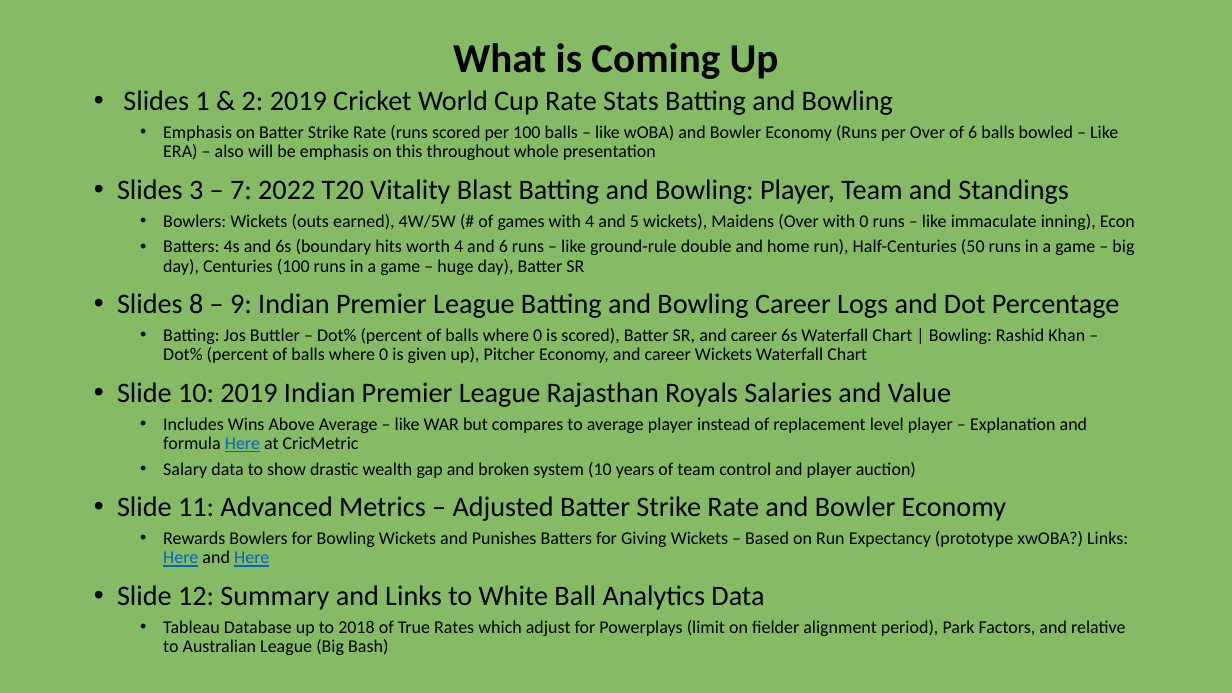
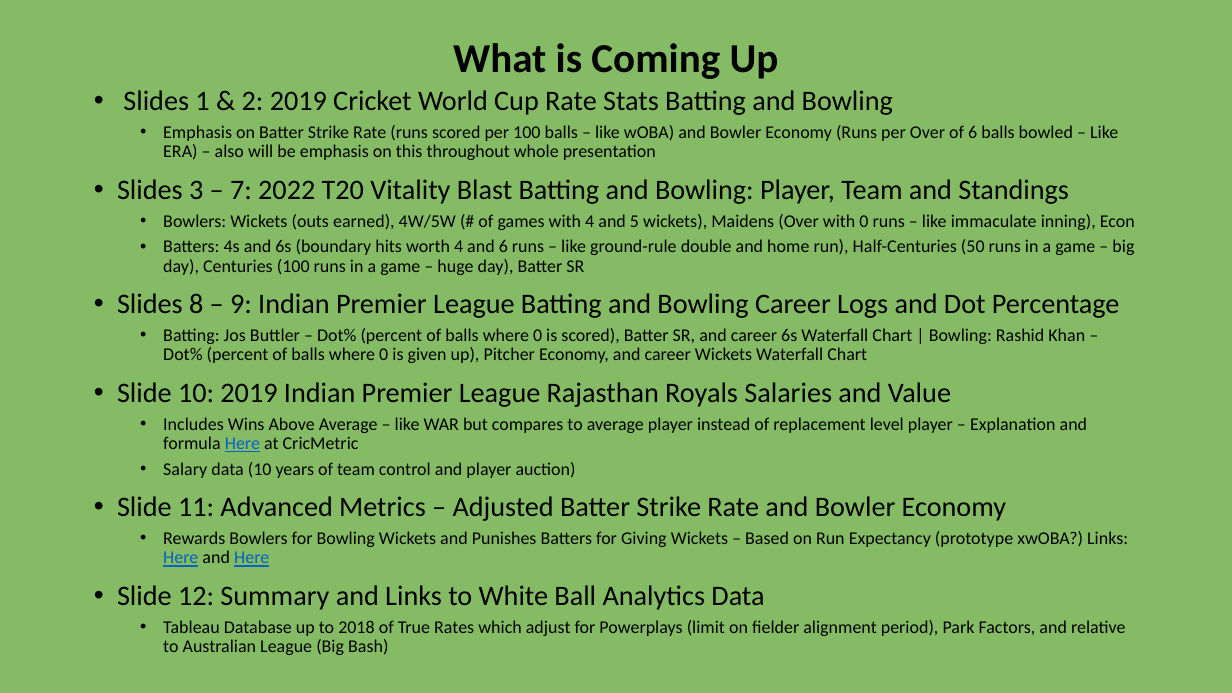
Before and after one commit to aodnoralov/Andrew-Odnoralov-Portfolio, a slide deck: slide 2 of Cricket - The Baseball of the British Colonies Andrew Odnoralov.pptx. Drawn at 1232x693 pixels with LibreOffice and Linux fonts; fonts in the diff are those of the drawing. Boxes give left, top, right and bottom in pixels: in the first picture for what was removed or moved away, otherwise in the second. Text is boxed around its words. In the diff, an @@ line names an element or a change of style, - is before the commit and + after.

```diff
--- a/Cricket - The Baseball of the British Colonies Andrew Odnoralov.pptx
+++ b/Cricket - The Baseball of the British Colonies Andrew Odnoralov.pptx
@@ text at (x1=163, y1=462, x2=576, y2=478): text changed @@
-  • Salary data to show drastic wealth gap and broken system (10 years of team control and player auction)
+  • Salary data (10 years of team control and player auction)
```
